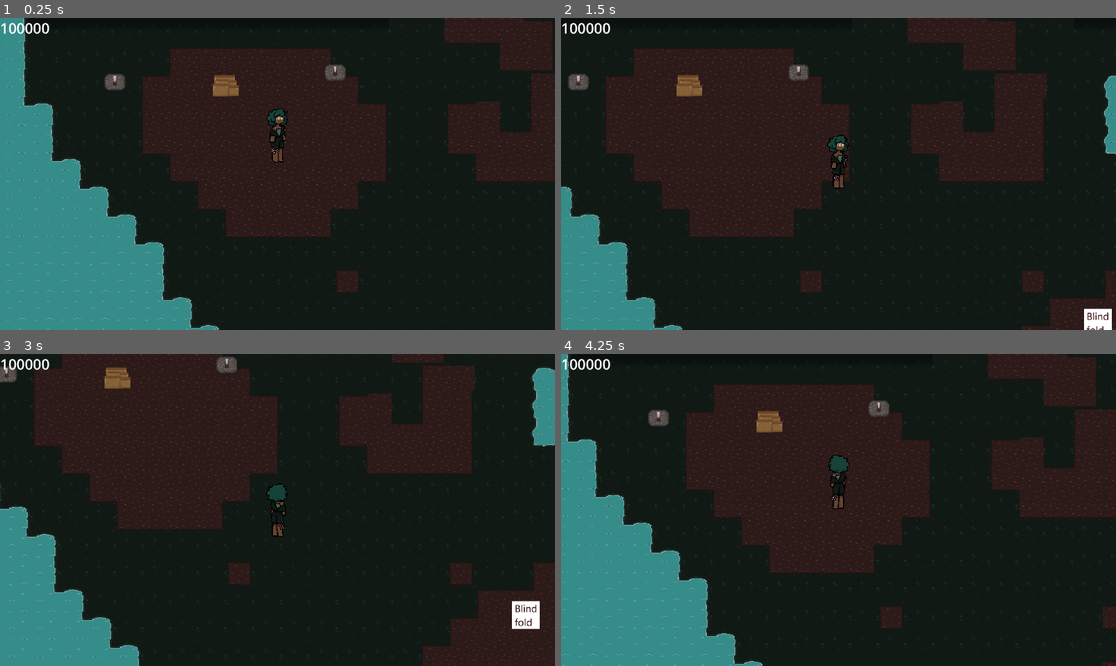
Above: before the commit, frames 1-4 (two rows, left to right).
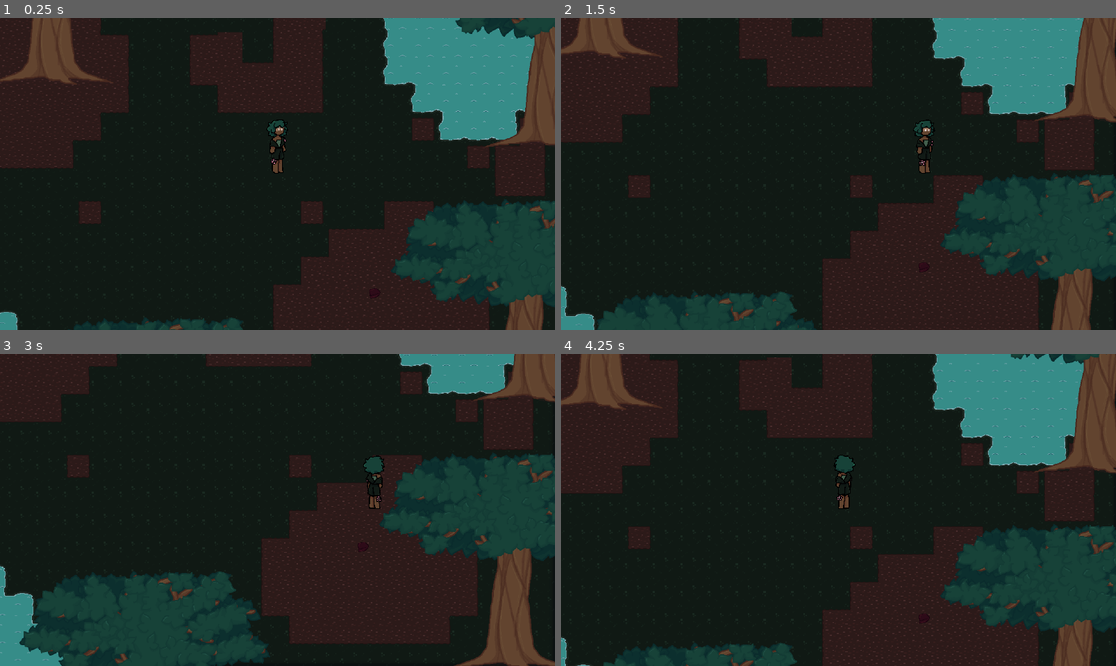
Above: after the commit, the same moments.

Repository: Robin-Bareham/GJ26-GrowSomethingNew
Game: Godot game, scene res://Scenes/woods.tscn
The game is run twice, just before and just after one commit, with the same random seed, the same clock (stepped at 60 frames per second) and the same inputs.
Inputs (mouse positions are in pixels of both pictures, inside the frame that each line leads up to):
- Up to frame 1 (0.25 s): no input
- Up to frame 2 (1.5 s): move the mouse to (960, 158) at 0.52 s; hold D (walk_right) 0.53-1.28 s; tap Z (interact) at 0.6, 1.35 s; move the mouse to (727, 189) at 1.27 s; hold S (walk_down) from 1.28 s (still down)
- Up to frame 3 (3 s): move the mouse to (333, 441) at 2.02 s; release S (walk_down) at 2.03 s; hold D (walk_right) 2.03-2.78 s; tap T (test) at 2.1 s; tap Z (interact) at 2.3, 2.85 s; tap Enter at 2.75 s; move the mouse to (249, 572) at 2.77 s; hold W (walk_up) from 2.78 s (still down)
- Up to frame 4 (4.25 s): move the mouse to (1005, 556) at 3.52 s; release W (walk_up) at 3.53 s; hold Left (walk_left) from 3.53 s (still down); tap Z (interact) at 3.6 s

The runs differ from the first frame. In frame 1, 68% of the frame differs, in the area x 0-100%, y 0-100%; in frame 2, 69%; in frame 3, 69%; in frame 4, 69%.

Commit message:
Added Trees and Pile Varients

Diff:
--- a/Prefabs/InteractingObjects/Pile.tscn
+++ b/Prefabs/InteractingObjects/Pile.tscn
@@ -1,13 +1,13 @@
 [gd_scene load_steps=5 format=3 uid="uid://cmemw2wsuy5ug"]
 
 [ext_resource type="Script" uid="uid://clu00d735qwxt" path="res://Scripts/object.gd" id="1_m8t62"]
-[ext_resource type="Texture2D" uid="uid://ki5mp67e2dhd" path="res://Assets/TempAssets/TempAsh.png" id="2_6hvrs"]
+[ext_resource type="Texture2D" uid="uid://ccl2lcrcokxpb" path="res://Assets/Sprites/RubbishPile_Empty.png" id="2_djuel"]
 
 [sub_resource type="RectangleShape2D" id="RectangleShape2D_q721x"]
-size = Vector2(65, 36.5)
+size = Vector2(60, 28)
 
 [sub_resource type="RectangleShape2D" id="RectangleShape2D_p0ry4"]
-size = Vector2(78.25, 63)
+size = Vector2(81, 61)
 
 [node name="Pile" type="Node2D" node_paths=PackedStringArray("v_object_node") groups=["interactables", "search"]]
 script = ExtResource("1_m8t62")
@@ -15,16 +15,18 @@
 v_object_node = NodePath(".")
 
 [node name="StaticBody2D" type="StaticBody2D" parent="."]
+y_sort_enabled = true
 
 [node name="Sprite2D" type="Sprite2D" parent="StaticBody2D"]
-texture = ExtResource("2_6hvrs")
+texture = ExtResource("2_djuel")
 
 [node name="CollisionShape2D" type="CollisionShape2D" parent="StaticBody2D"]
-position = Vector2(1.5, -8.25)
+position = Vector2(0, 9)
 shape = SubResource("RectangleShape2D_q721x")
 
 [node name="Interact" type="Area2D" parent="StaticBody2D"]
+visible = false
 
 [node name="CollisionShape2D" type="CollisionShape2D" parent="StaticBody2D/Interact"]
-position = Vector2(1.875, -6.5)
+position = Vector2(0.5, 0.5)
 shape = SubResource("RectangleShape2D_p0ry4")
--- a/Prefabs/InteractingObjects/blindfold.tscn
+++ b/Prefabs/InteractingObjects/blindfold.tscn
@@ -1,13 +1,13 @@
 [gd_scene load_steps=5 format=3 uid="uid://bcysirtic5rqu"]
 
 [ext_resource type="Script" uid="uid://clu00d735qwxt" path="res://Scripts/object.gd" id="1_k0k1y"]
-[ext_resource type="Texture2D" uid="uid://hpd8n63noopi" path="res://Assets/TempAssets/blindfold.png" id="2_k0k1y"]
+[ext_resource type="Texture2D" uid="uid://curigulj8iyfh" path="res://Assets/Sprites/O_Blindfold.png" id="2_hqgcc"]
 
 [sub_resource type="RectangleShape2D" id="RectangleShape2D_goq14"]
-size = Vector2(40, 31)
+size = Vector2(46, 30)
 
 [sub_resource type="RectangleShape2D" id="RectangleShape2D_nnltn"]
-size = Vector2(64.5, 54)
+size = Vector2(77, 70)
 
 [node name="blindfold" type="Node2D" node_paths=PackedStringArray("v_object_node") groups=["interactables"]]
 script = ExtResource("1_k0k1y")
@@ -17,13 +17,14 @@
 [node name="StaticBody2D" type="StaticBody2D" parent="."]
 
 [node name="Sprite2D" type="Sprite2D" parent="StaticBody2D"]
-texture = ExtResource("2_k0k1y")
+texture = ExtResource("2_hqgcc")
 
 [node name="CollisionShape2D" type="CollisionShape2D" parent="StaticBody2D"]
-position = Vector2(0, -0.5)
+position = Vector2(-2, -1)
 shape = SubResource("RectangleShape2D_goq14")
 
 [node name="Interact" type="Area2D" parent="StaticBody2D"]
 
 [node name="CollisionShape2D" type="CollisionShape2D" parent="StaticBody2D/Interact"]
+position = Vector2(0.5, 0)
 shape = SubResource("RectangleShape2D_nnltn")
--- /dev/null
+++ b/Prefabs/tree.tscn
@@ -0,0 +1,20 @@
+[gd_scene load_steps=3 format=3 uid="uid://v4walcfe61nf"]
+
+[ext_resource type="Script" uid="uid://cqu3myi6i3pi3" path="res://Scripts/tree.gd" id="1_otjp7"]
+[ext_resource type="Texture2D" uid="uid://bx3fbab0xn7hd" path="res://Assets/Sprites/tree01.png" id="1_ws0ei"]
+
+[node name="Tree" type="Node2D"]
+y_sort_enabled = true
+script = ExtResource("1_otjp7")
+tree_type = "tree01"
+
+[node name="StaticBody2D" type="StaticBody2D" parent="."]
+y_sort_enabled = true
+
+[node name="Sprite2D" type="Sprite2D" parent="StaticBody2D"]
+texture = ExtResource("1_ws0ei")
+offset = Vector2(0, -120)
+
+[node name="CollisionPolygon2D" type="CollisionPolygon2D" parent="StaticBody2D"]
+position = Vector2(0, -120)
+polygon = PackedVector2Array(-119, 241, -3, 230, 66, 248, 52, 235, 151, 245, 81, 218, 64, 188, 57, 121, 33, 101, 15, 99, -6, 101, -31, 122, -40, 199, -61, 220)
--- a/Scenes/constant_ui.tscn
+++ b/Scenes/constant_ui.tscn
@@ -7,6 +7,7 @@
 script = ExtResource("1_uckm8")
 
 [node name="Label" type="Label" parent="."]
+visible = false
 offset_right = 40.0
 offset_bottom = 23.0
 theme_override_font_sizes/font_size = 50
--- a/Scenes/grove.tscn
+++ b/Scenes/grove.tscn
@@ -1,10 +1,11 @@
-[gd_scene load_steps=8 format=4 uid="uid://dkkyfvqf35c0b"]
+[gd_scene load_steps=9 format=4 uid="uid://dkkyfvqf35c0b"]
 
 [ext_resource type="TileSet" uid="uid://dg5ratrdincof" path="res://Assets/Styles/temp_tiles.tres" id="1_0a58k"]
 [ext_resource type="PackedScene" uid="uid://b4f1xuf74cag6" path="res://Scenes/player.tscn" id="1_2fjvt"]
 [ext_resource type="Script" uid="uid://q8xk1303vajw" path="res://Scripts/main.gd" id="1_uwyuk"]
 [ext_resource type="PackedScene" uid="uid://ddftgguhn3vko" path="res://Scenes/dialogue_box.tscn" id="2_0a58k"]
 [ext_resource type="PackedScene" uid="uid://cmemw2wsuy5ug" path="res://Prefabs/InteractingObjects/Pile.tscn" id="5_21kdw"]
+[ext_resource type="PackedScene" uid="uid://v4walcfe61nf" path="res://Prefabs/tree.tscn" id="5_pci75"]
 [ext_resource type="PackedScene" uid="uid://cqqgdlvutgwu7" path="res://Scenes/minigame.tscn" id="6_hkomy"]
 [ext_resource type="PackedScene" uid="uid://d3k4r1wr4q6uh" path="res://Scenes/constant_ui.tscn" id="7_3wb70"]
 
@@ -15,38 +16,62 @@
 tile_map_data = PackedByteArray("AAAlAPz/AAACAAAAAAAlABEAAAACAAIAAAAlAP3/AAACAAEAAAAlAP7/AAACAAEAAAAlAP//AAACAAEAAAAlAA …(25360 unchanged characters)…
 tile_set = ExtResource("1_0a58k")
 
-[node name="Pile" parent="." instance=ExtResource("5_21kdw")]
-position = Vector2(246, 71)
+[node name="Environment" type="Node2D" parent="."]
+y_sort_enabled = true
+position = Vector2(939, 424)
+
+[node name="Pile" parent="Environment" instance=ExtResource("5_21kdw")]
 v_object_name = "G_Ash"
 
-[node name="Pile2" parent="." instance=ExtResource("5_21kdw")]
-position = Vector2(576, 63)
-v_object_name = "G_Bark"
+[node name="Player" parent="Environment" instance=ExtResource("1_2fjvt")]
+position = Vector2(68, 409)
 
-[node name="Pile3" parent="." instance=ExtResource("5_21kdw")]
-position = Vector2(899, 57)
-v_object_name = "G_Closed"
+[node name="Tree" parent="Environment" instance=ExtResource("5_pci75")]
+position = Vector2(-1088, -93)
+tree_type = "tree03"
 
-[node name="Pile4" parent="." instance=ExtResource("5_21kdw")]
-position = Vector2(255, 427)
-v_object_name = "G_Cloth"
+[node name="Tree2" parent="Environment" instance=ExtResource("5_pci75")]
+position = Vector2(-413, -579)
 
-[node name="Pile5" parent="." instance=ExtResource("5_21kdw")]
-position = Vector2(605, 439)
-v_object_name = "G_Crown"
+[node name="Tree3" parent="Environment" instance=ExtResource("5_pci75")]
+position = Vector2(1375, 718)
 
-[node name="Pile6" parent="." instance=ExtResource("5_21kdw")]
-position = Vector2(918, 425)
-v_object_name = "G_Final"
+[node name="Tree4" parent="Environment" instance=ExtResource("5_pci75")]
+position = Vector2(209, -631)
 
-[node name="Player" parent="." instance=ExtResource("1_2fjvt")]
-position = Vector2(1007, 833)
+[node name="Tree5" parent="Environment" instance=ExtResource("5_pci75")]
+position = Vector2(-103, -286)
+tree_type = "tree05"
+
+[node name="Tree6" parent="Environment" instance=ExtResource("5_pci75")]
+position = Vector2(-1329, 782)
+tree_type = "tree03"
+
+[node name="Tree7" parent="Environment" instance=ExtResource("5_pci75")]
+position = Vector2(-729, 803)
+tree_type = "tree04"
+
+[node name="Tree8" parent="Environment" instance=ExtResource("5_pci75")]
+position = Vector2(-1276, -444)
+
+[node name="Tree9" parent="Environment" instance=ExtResource("5_pci75")]
+position = Vector2(1436, -558)
+
+[node name="Tree10" parent="Environment" instance=ExtResource("5_pci75")]
+position = Vector2(786, -489)
+tree_type = "tree03"
+
+[node name="Tree11" parent="Environment" instance=ExtResource("5_pci75")]
+position = Vector2(1481, 105)
+tree_type = "tree05"
+
+[node name="Tree12" parent="Environment" instance=ExtResource("5_pci75")]
+position = Vector2(476, 218)
+tree_type = "tree05"
 
 [node name="minigame" parent="." instance=ExtResource("6_hkomy")]
 visible = false
 
 [node name="ConstantUI" parent="." instance=ExtResource("7_3wb70")]
-visible = false
 
 [node name="DialogueBox" parent="." instance=ExtResource("2_0a58k")]
-visible = false
--- a/Scenes/player.tscn
+++ b/Scenes/player.tscn
@@ -669,13 +669,14 @@
 }]
 
 [sub_resource type="RectangleShape2D" id="RectangleShape2D_cvnsp"]
-size = Vector2(27, 61)
+size = Vector2(30, 37.5)
 
 [sub_resource type="CapsuleShape2D" id="CapsuleShape2D_cvnsp"]
 radius = 58.0
 height = 190.0
 
 [node name="Player" type="CharacterBody2D" groups=["player"]]
+y_sort_enabled = true
 collision_mask = 3
 script = ExtResource("1_cvnsp")
 
@@ -683,10 +684,11 @@
 sprite_frames = SubResource("SpriteFrames_tx1dd")
 animation = &"walking_ef"
 frame_progress = 0.130308
+offset = Vector2(0, -64)
 
 [node name="HitBox" type="CollisionShape2D" parent="."]
 visibility_layer = 2
-position = Vector2(0.5, 31.5)
+position = Vector2(0, -19.25)
 shape = SubResource("RectangleShape2D_cvnsp")
 
 [node name="Interaction_HB" type="Area2D" parent="."]
@@ -694,7 +696,7 @@
 script = ExtResource("3_6t5aa")
 
 [node name="CollisionShape2D" type="CollisionShape2D" parent="Interaction_HB"]
-position = Vector2(1, 3)
+position = Vector2(0, -60)
 shape = SubResource("CapsuleShape2D_cvnsp")
 
 [node name="Camera2D" type="Camera2D" parent="."]
--- a/Scenes/woods.tscn
+++ b/Scenes/woods.tscn
@@ -1,13 +1,11 @@
-[gd_scene load_steps=11 format=4 uid="uid://dt1jd6r8s7g8a"]
+[gd_scene load_steps=9 format=4 uid="uid://dt1jd6r8s7g8a"]
 
 [ext_resource type="Script" uid="uid://q8xk1303vajw" path="res://Scripts/main.gd" id="1_1kwb7"]
 [ext_resource type="TileSet" uid="uid://dg5ratrdincof" path="res://Assets/Styles/temp_tiles.tres" id="2_bmgl1"]
-[ext_resource type="PackedScene" uid="uid://d4k64aungmso1" path="res://Prefabs/InteractingObjects/Levers.tscn" id="3_mqq3u"]
-[ext_resource type="PackedScene" uid="uid://dsa8cboditswf" path="res://Prefabs/InteractingObjects/Crates.tscn" id="4_rbfhy"]
-[ext_resource type="PackedScene" uid="uid://bki5pqpb6gw78" path="res://Prefabs/InteractingObjects/lake.tscn" id="5_pwe2a"]
 [ext_resource type="PackedScene" uid="uid://bcysirtic5rqu" path="res://Prefabs/InteractingObjects/blindfold.tscn" id="6_bmgl1"]
 [ext_resource type="PackedScene" uid="uid://b4f1xuf74cag6" path="res://Scenes/player.tscn" id="6_v6cek"]
 [ext_resource type="PackedScene" uid="uid://ddftgguhn3vko" path="res://Scenes/dialogue_box.tscn" id="7_mdopd"]
+[ext_resource type="PackedScene" uid="uid://v4walcfe61nf" path="res://Prefabs/tree.tscn" id="7_sgtcd"]
 [ext_resource type="PackedScene" uid="uid://d3k4r1wr4q6uh" path="res://Scenes/constant_ui.tscn" id="8_2opmi"]
 
 [sub_resource type="RectangleShape2D" id="RectangleShape2D_v1gob"]
@@ -20,26 +18,25 @@
 tile_map_data = PackedByteArray("AAANAAAAAAABAAAAAAAOAAAAAAABAAEAAAAPAAAAAAABAAEAAAAQAAAAAAAEAAIAAAARAAAAAAAEAAIAAAARAB …(18640 unchanged characters)…
 tile_set = ExtResource("2_bmgl1")
 
-[node name="Levers" parent="." instance=ExtResource("3_mqq3u")]
-position = Vector2(264, 148)
+[node name="Environment" type="Node2D" parent="."]
+y_sort_enabled = true
+position = Vector2(594, 248)
 
-[node name="Crates" parent="." instance=ExtResource("4_rbfhy")]
-position = Vector2(520, 150)
+[node name="Tree" parent="Environment" instance=ExtResource("7_sgtcd")]
+position = Vector2(1190, 701)
 
-[node name="Levers2" parent="." instance=ExtResource("3_mqq3u")]
-position = Vector2(772, 126)
+[node name="blindfold" parent="Environment" instance=ExtResource("6_bmgl1")]
+position = Vector2(863, 546)
+scale = Vector2(0.431111, 0.44)
 
-[node name="lake" parent="." instance=ExtResource("5_pwe2a")]
-visible = false
-position = Vector2(-41, 551)
-rotation = -0.276687
-scale = Vector2(2.52203, 2.88)
+[node name="Player" parent="Environment" instance=ExtResource("6_v6cek")]
+position = Vector2(-108, 13)
 
-[node name="blindfold" parent="." instance=ExtResource("6_bmgl1")]
-position = Vector2(1462, 703)
+[node name="Tree2" parent="Environment" instance=ExtResource("7_sgtcd")]
+position = Vector2(1248, 83)
 
-[node name="Player" parent="." instance=ExtResource("6_v6cek")]
-position = Vector2(764, 345)
+[node name="Tree3" parent="Environment" instance=ExtResource("7_sgtcd")]
+position = Vector2(-394, -199)
 
 [node name="ToGrove" type="Area2D" parent="."]
 
@@ -57,6 +54,12 @@
 [node name="DialogueBox" parent="." instance=ExtResource("7_mdopd")]
 visible = false
 
+[node name="Tree" parent="." instance=ExtResource("7_sgtcd")]
+position = Vector2(954, 1222)
+
+[node name="Tree2" parent="." instance=ExtResource("7_sgtcd")]
+position = Vector2(699, 183)
+
 [connection signal="body_entered" from="ToGrove" to="." method="_on_to_grove_body_entered"]
 [connection signal="body_entered" from="Lake" to="." method="_on_lake_body_entered"]
 [connection signal="body_exited" from="Lake" to="." method="_on_lake_body_exited"]
--- a/Scripts/constant_ui.gd
+++ b/Scripts/constant_ui.gd
@@ -6,6 +6,7 @@
 var timer = 0
 var timer_end
 var second = 0
+var pile_list = []
 
 var energy
 
@@ -46,6 +47,11 @@
 		timer_end = GlobalScript.max_time/2
 		GlobalScript.current_energy = 10 #Can only do one search
 
+	#Update Pile Images
+	pile_list = get_tree().get_nodes_in_group("search")
+	for i in pile_list.size():
+		pile_list[i].setImage()
+
 func changeBg(newBg: String):
 	var temp = "res://Assets/TempAssets/" + newBg + ".png"
 	bg.texture = load(temp)
--- a/Scripts/dialogue_box.gd
+++ b/Scripts/dialogue_box.gd
@@ -29,7 +29,7 @@
 var v_current_pile = ""
 
 #What it can receive from
-@onready var v_interaction_hb = get_tree().current_scene.get_node("Player").get_node("Interaction_HB")
+@onready var v_interaction_hb = get_tree().current_scene.get_node("Environment").get_node("Player").get_node("Interaction_HB")
 @onready var v_bg = get_tree().current_scene.get_node("ConstantUI")
 signal change_node(type: String)
 
--- a/Scripts/global_script.gd
+++ b/Scripts/global_script.gd
@@ -26,7 +26,7 @@
 var game_end = false
 
 #Transition Positions
-var p_nobf_py = -1
+var p_nobf_py = -168.0
 var p_exitg_px = 639
 var p_exitg_py = 271
 
--- a/Scripts/main.gd
+++ b/Scripts/main.gd
@@ -3,7 +3,7 @@
 @onready var dia_ui = $DialogueBox
 @onready var mini_ui = $minigame
 @onready var const_ui = $ConstantUI
-@onready var player = $Player
+@onready var player = $Environment/Player
 
 var player_near_lake = false
 
@@ -17,7 +17,6 @@
 			player.position.y = GlobalScript.p_exitg_py
 		"grove":
 			player.changeCameraLimits(GlobalScript.cl_grove_l,GlobalScript.cl_grove_r,GlobalScript.cl_grove_b,GlobalScript.cl_grove_t)
-
 	#TImer
 
 func _process(delta):
@@ -90,17 +89,14 @@
 	#Adjust Energy
 	GlobalScript.current_energy -= 10
 	if(GlobalScript.current_energy <= 0):
-		print_debug("Deactivating Minigame leads to day over")
 		GlobalScript.day_over = true
 
 #Transition into Grove
 func _on_to_grove_body_entered(body: Node2D) -> void:
 	if(body.has_method("player")):
 		if(GlobalScript.items["Blindfold"]):
-			print_debug("transitioning to grove")
 			transition("grove")
 			GlobalScript.start_timer = true
-			print_debug(GlobalScript.start_timer)
 		else:
 			AllDia.scripted = true
 			dia_ui.boxActivated("NoBF",0)
--- a/Scripts/object.gd
+++ b/Scripts/object.gd
@@ -16,3 +16,9 @@
 
 func setInteractable(status: bool):
 	v_object_interactable = status
+
+func setImage():
+	var texture_location = "res://Assets/Sprites/RubbishPile_" + v_object_name + ".png"
+	if(v_object_name == "G_Final"):
+		texture_location = "res://Assets/Sprites/RubbishPile_G_Closed.png"
+	$StaticBody2D/Sprite2D.texture = load(texture_location)
--- /dev/null
+++ b/Scripts/tree.gd
@@ -0,0 +1,8 @@
+extends Node2D
+
+@export var tree_type: String
+@onready var tree_sprite = $StaticBody2D/Sprite2D
+
+func _ready():
+	var texture_location = "res://Assets/Sprites/" + tree_type + ".png"
+	tree_sprite.texture = load(texture_location)
Binary file added: Assets/Sprites/O_Blindfold.png
Not shown, added: Assets/Sprites/O_Blindfold.png.import
Binary file added: Assets/Sprites/RubbishPile_Empty.png
Not shown, added: Assets/Sprites/RubbishPile_Empty.png.import
Binary file added: Assets/Sprites/RubbishPile_G_Ash.png
Not shown, added: Assets/Sprites/RubbishPile_G_Ash.png.import
Binary file added: Assets/Sprites/RubbishPile_G_Bark.png
Not shown, added: Assets/Sprites/RubbishPile_G_Bark.png.import
Binary file added: Assets/Sprites/RubbishPile_G_Closed.png
Not shown, added: Assets/Sprites/RubbishPile_G_Closed.png.import
Binary file added: Assets/Sprites/RubbishPile_G_Cloth.png
Not shown, added: Assets/Sprites/RubbishPile_G_Cloth.png.import
(and 13 more such lines)
